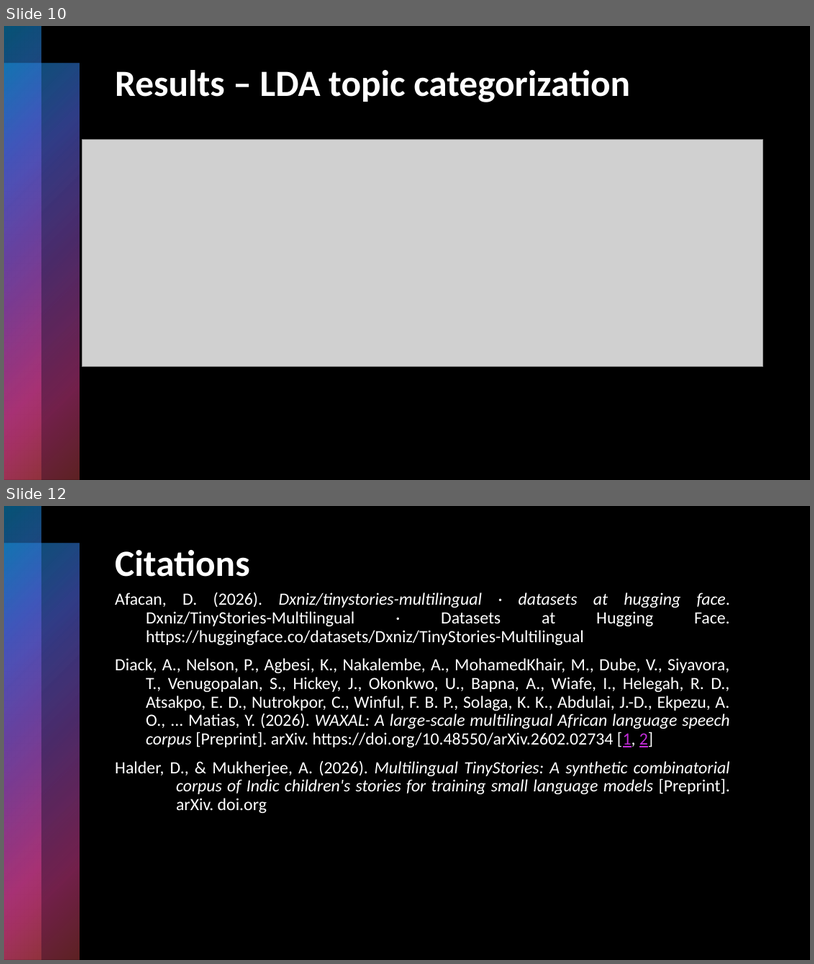
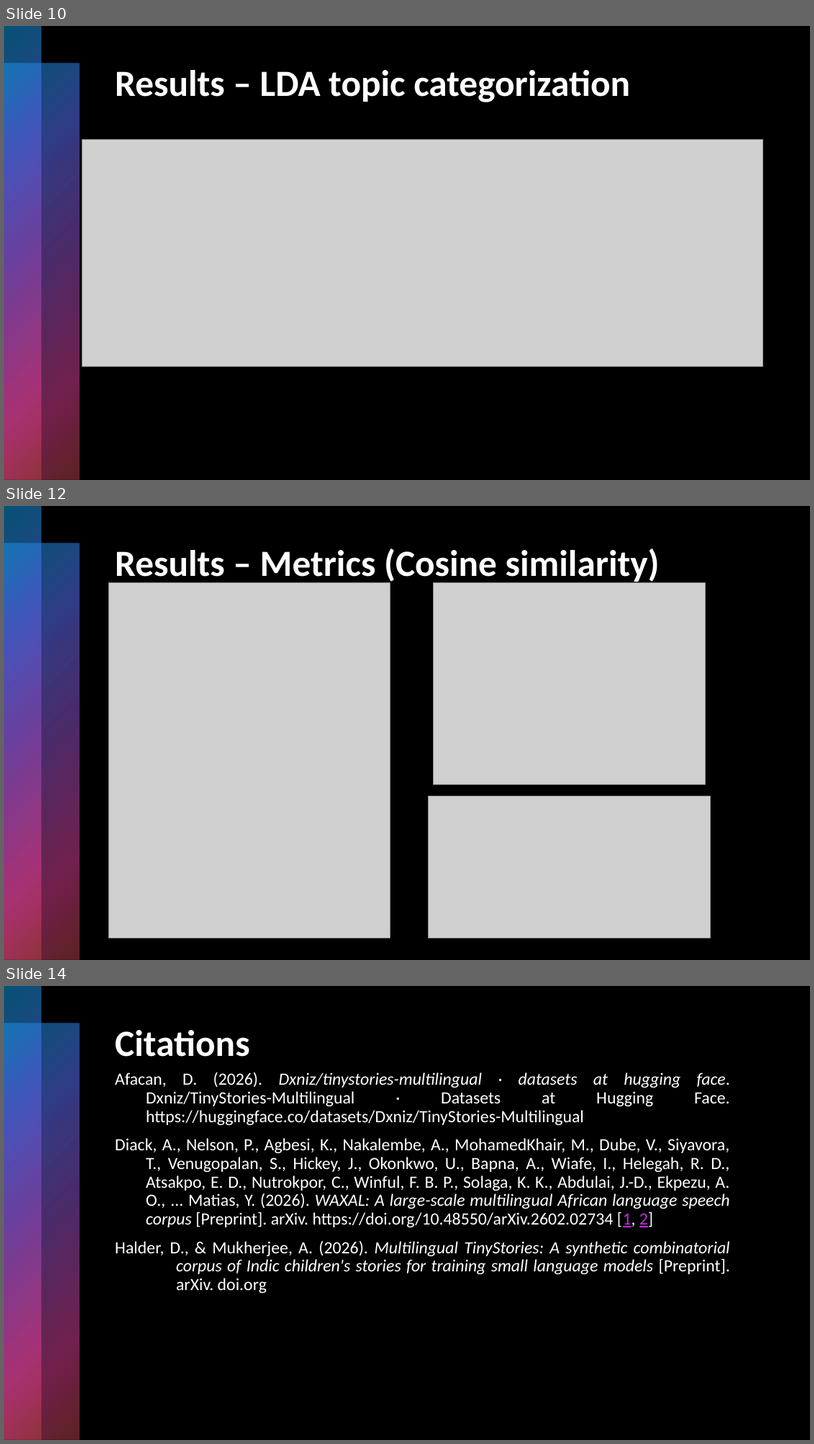
Before and after one commit to look-luc/Multilingual-Stories-Topic-Space, a slide deck: presentation.pptx. Shown one above the other, each under a label of ours: slides 10 and 12 before the commit, slides 10, 12 and 14 after it; the slides between them are not shown. The pictures are 814x964 and 814x1444 pixels, drawn with LibreOffice and Linux fonts; fonts in the diff are those of the drawing; grey boxes stand for pictures. Boxes give left, top, right and bottom in pixels: in the first picture for what was removed or moved away, otherwise in the second. Text is boxed around its words. In the diff, an @@ line names an element or a change of style, - is before the commit and + after.

```diff
--- a/presentation.pptx
+++ b/presentation.pptx
@@ slide 12 added at (4,506,810,960), background #000000; not listed: 2 template elements that a slide beside it also shows @@
@@ title added at (115,548,660,584), 44 pt, text #FFFFFF, bold @@
+Results – Metrics (Cosine similarity)
@@ picture added at (109,583,391,937) @@
@@ picture added at (434,583,706,784) @@
@@ picture added at (429,795,710,937) @@
@@ what was slide 12 is now slide 14 @@
```
Also in this commit, not shown: 2 slides changed, 1 other slide added, 1 other file.
